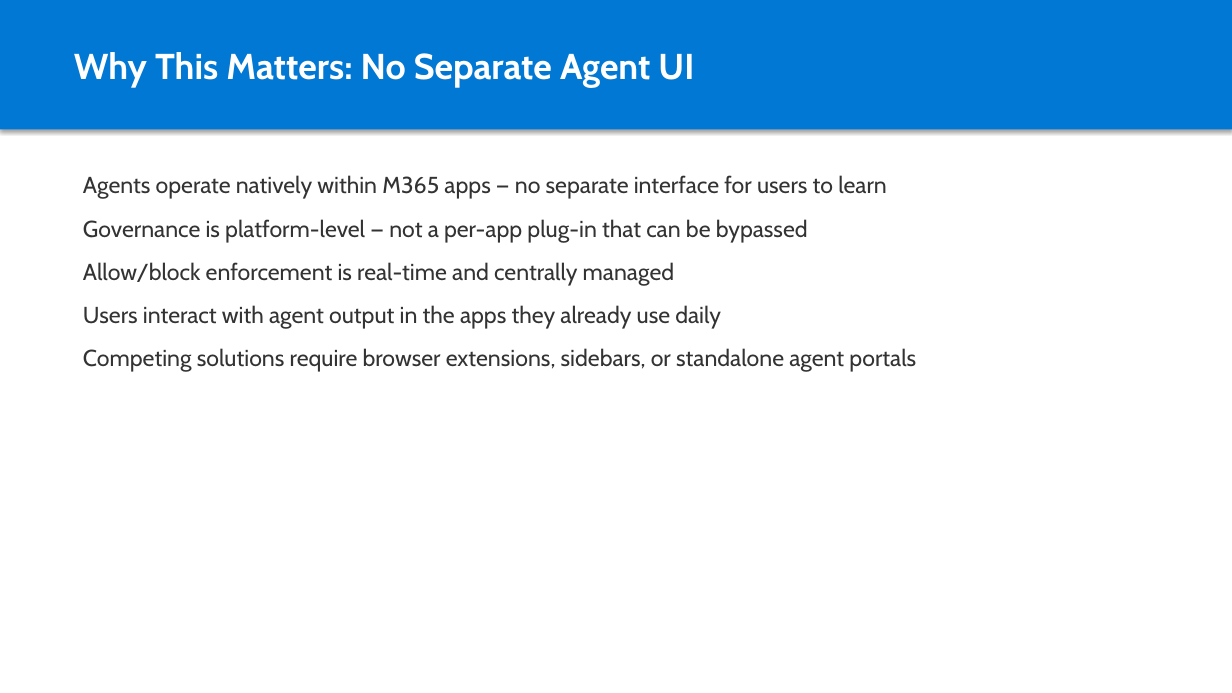
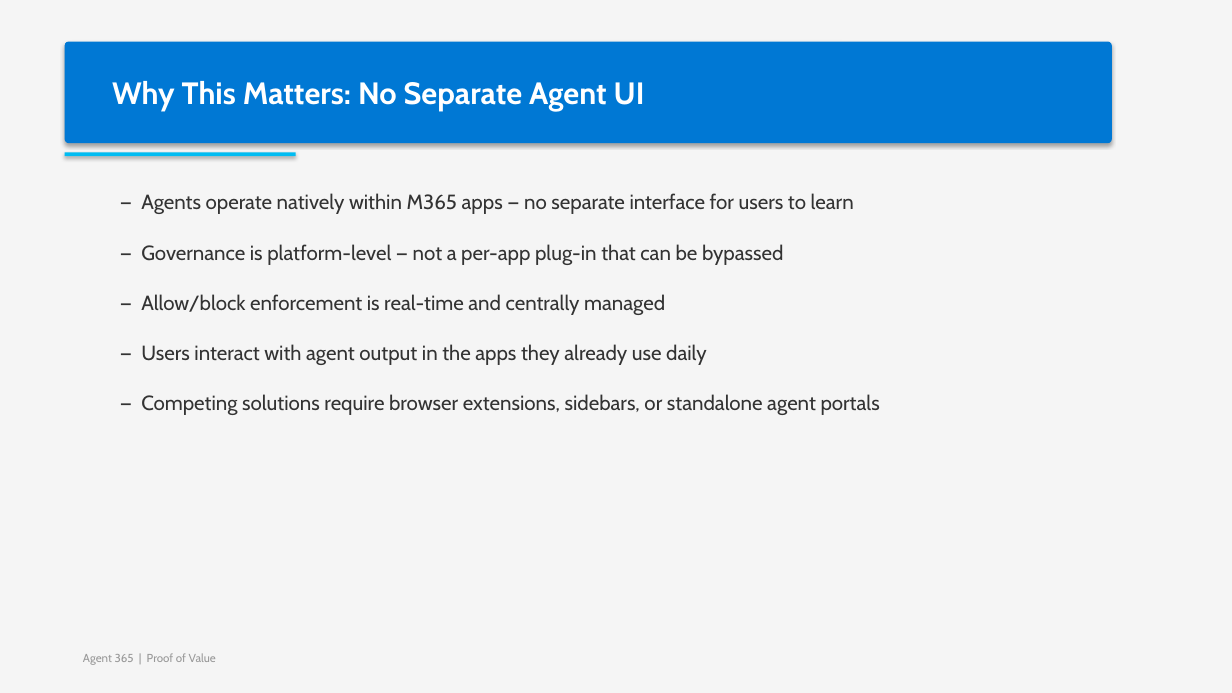
Before and after one commit to cloudtoso/Agent-365-POC, a slide deck: slide 36 of Agent365-PoV-Deck.pptx. Drawn at 1232x693 pixels with LibreOffice and Linux fonts; fonts in the diff are those of the drawing. Boxes give left, top, right and bottom in pixels: in the first picture for what was removed or moved away, otherwise in the second. Text is boxed around its words. In the diff, an @@ line names an element or a change of style, - is before the commit and + after.

```diff
--- a/Agent365-PoV-Deck.pptx
+++ b/Agent365-PoV-Deck.pptx
@@ rectangle added at [0,0,1232,693], fill #F5F5F5 @@
@@ rounded rectangle "Why This Matters: No Separate ...": place and size @@
-rounded rectangle "Why This Matters: No Separate ..." at [0,0,1232,129]
+rounded rectangle "Why This Matters: No Separate ..." at [65,42,1112,143]
@@ rounded rectangle "Why This Matters: No Separate ..." at [65,42,1112,143]: size 28 to 24 pt; rectangle to rounded rectangle @@
@@ rectangle added at [65,152,296,156], fill #00BCF2 @@
@@ text at [141,193,880,415]: text changed; size 18 to 16 pt @@
-Agents operate natively within M365 apps — no separate interface for users to learn
-Governance is platform-level — not a per-app plug-in that can be bypassed
-Allow/block enforcement is real-time and centrally managed
-Users interact with agent output in the apps they already use daily
-Competing solutions require browser extensions, sidebars, or standalone agent portals
+— Agents operate natively within M365 apps — no separate interface for users to learn
+— Governance is platform-level — not a per-app plug-in that can be bypassed
+— Allow/block enforcement is real-time and centrally managed
+— Users interact with agent output in the apps they already use daily
+— Competing solutions require browser extensions, sidebars, or standalone agent portals
@@ text added at [83,653,216,665], 9 pt, text #999999 @@
+Agent 365 | Proof of Value
```
Also in this commit, not shown: 43 other slides changed, 1 other file.
